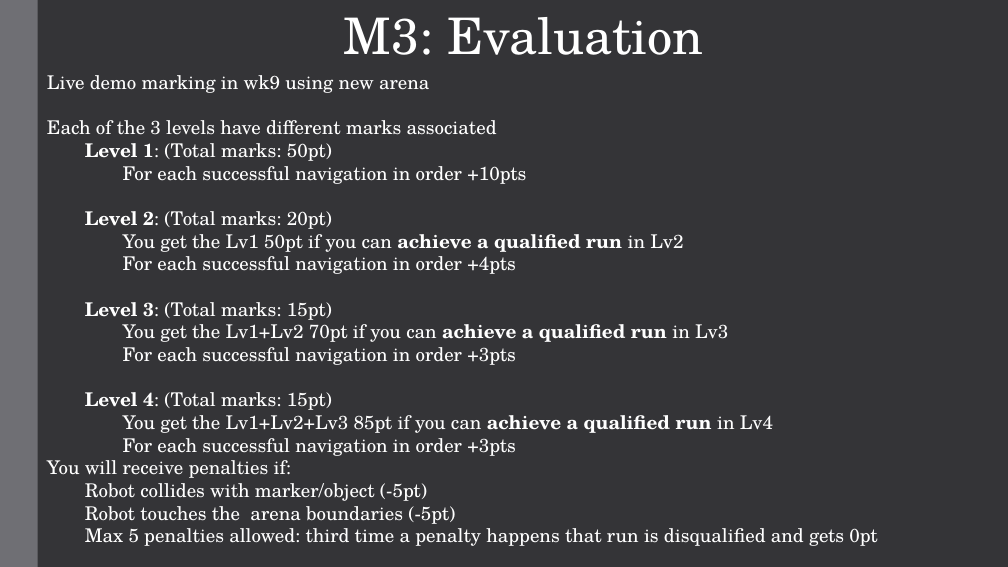
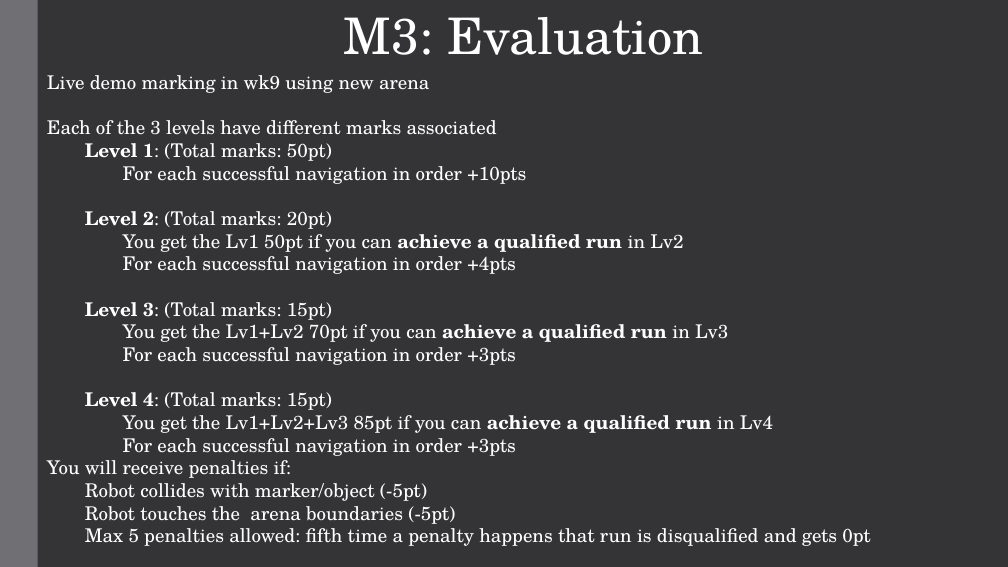
Before and after one commit to ece4078dev/ECE4078_Lab_2025, a slide deck: slide 8 of Week07-08/M3_slides/Lab4_1.pptx. Drawn at 1008x567 pixels with LibreOffice and Linux fonts; fonts in the diff are those of the drawing. Boxes give left, top, right and bottom in pixels: in the first picture for what was removed or moved away, otherwise in the second. Text is boxed around its words. In the diff, an @@ line names an element or a change of style, - is before the commit and + after.

```diff
--- a/Week07-08/M3_slides/Lab4_1.pptx
+++ b/Week07-08/M3_slides/Lab4_1.pptx
@@ text at <box>85,523,870,546</box>: text changed @@
-Max 5 penalties allowed: third time a penalty happens that run is disqualified and gets 0pt
+Max 5 penalties allowed: fifth time a penalty happens that run is disqualified and gets 0pt
```
Also in this commit, not shown: 1 other slide changed, 2 other files.
